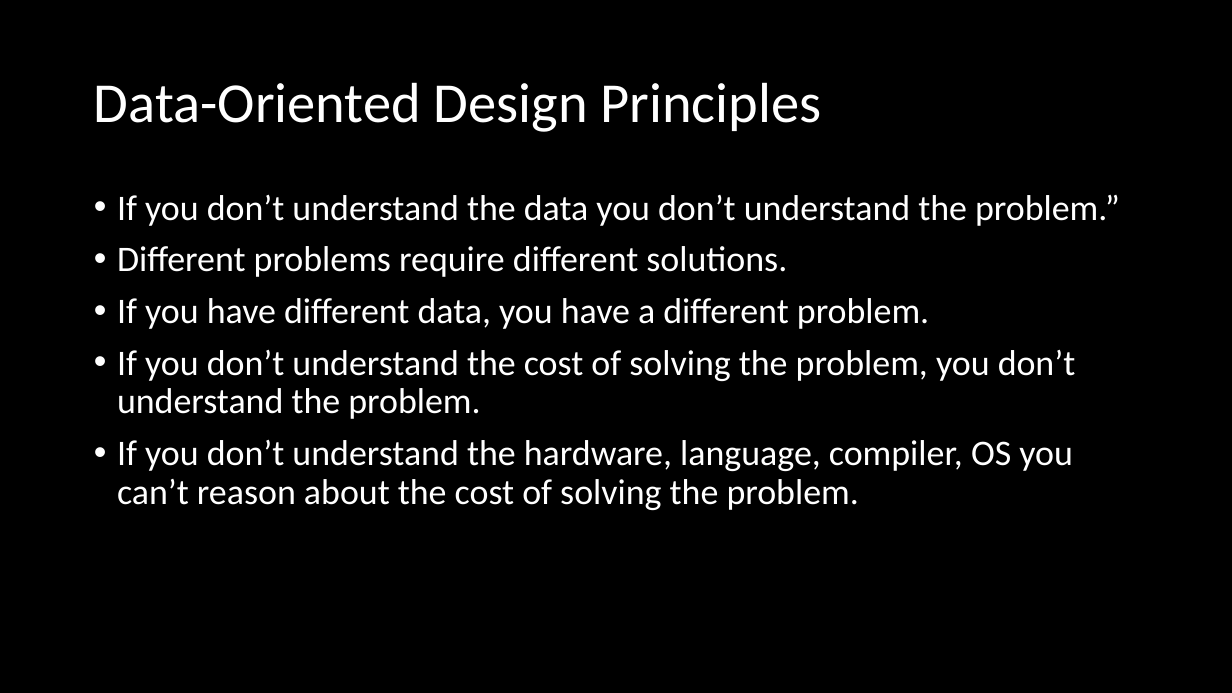
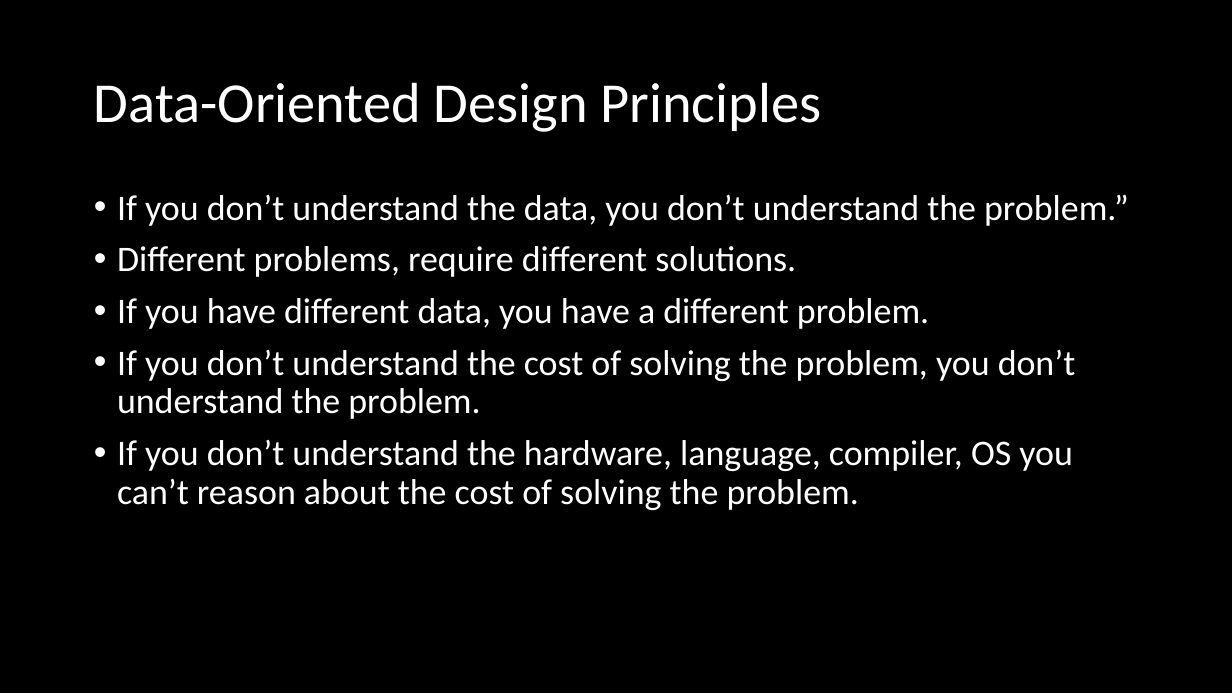
Before and after one commit to omidshahbazi/DODSample, a slide deck: slide 10 of Presentation/Presentation.pptx. Drawn at 1232x693 pixels with LibreOffice and Linux fonts; fonts in the diff are those of the drawing. Boxes give left, top, right and bottom in pixels: in the first picture for what was removed or moved away, otherwise in the second. Text is boxed around its words. In the diff, an @@ line names an element or a change of style, - is before the commit and + after.

```diff
--- a/Presentation/Presentation.pptx
+++ b/Presentation/Presentation.pptx
@@ text at (x1=117, y1=194, x2=1129, y2=277): text changed @@
-• If you don’t understand the data you don’t understand the problem.”
-• Different problems require different solutions.
+• If you don’t understand the data, you don’t understand the problem.”
+• Different problems, require different solutions.
```
Also in this commit, not shown: 1 other slide changed, 1 other file.
